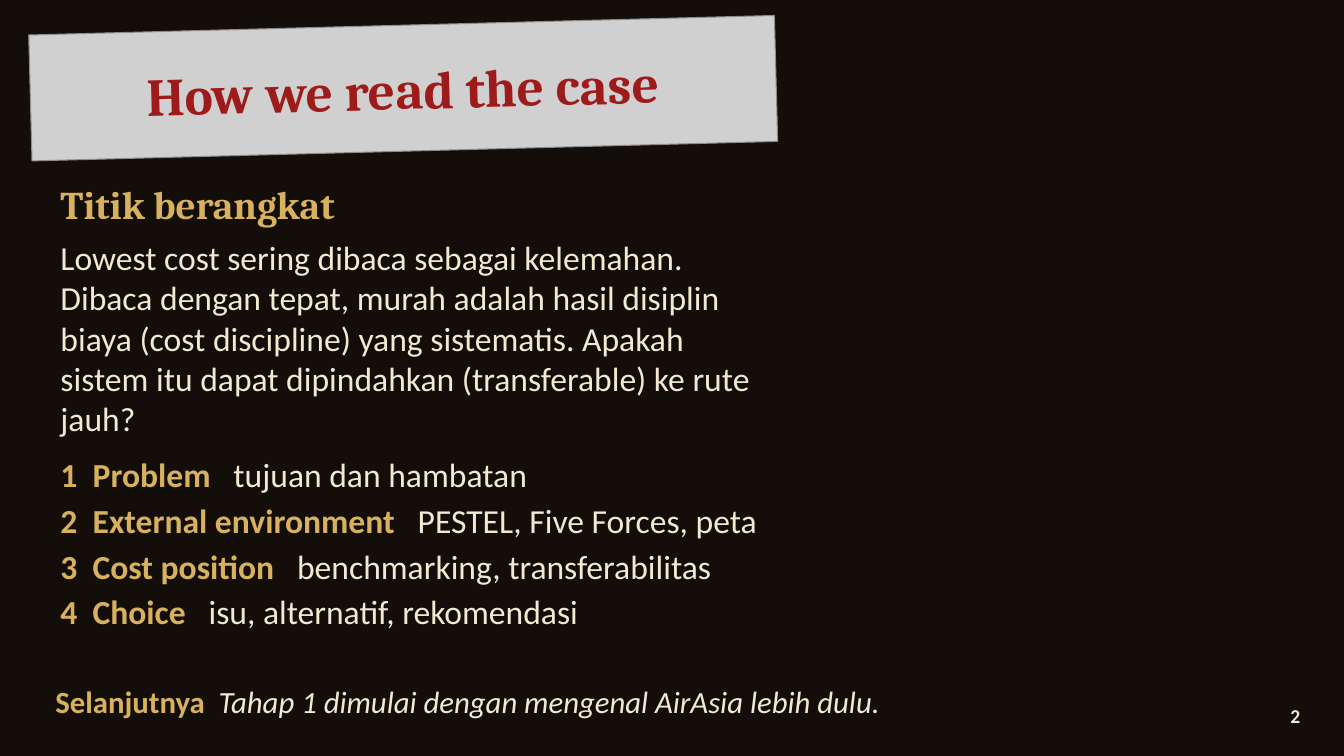
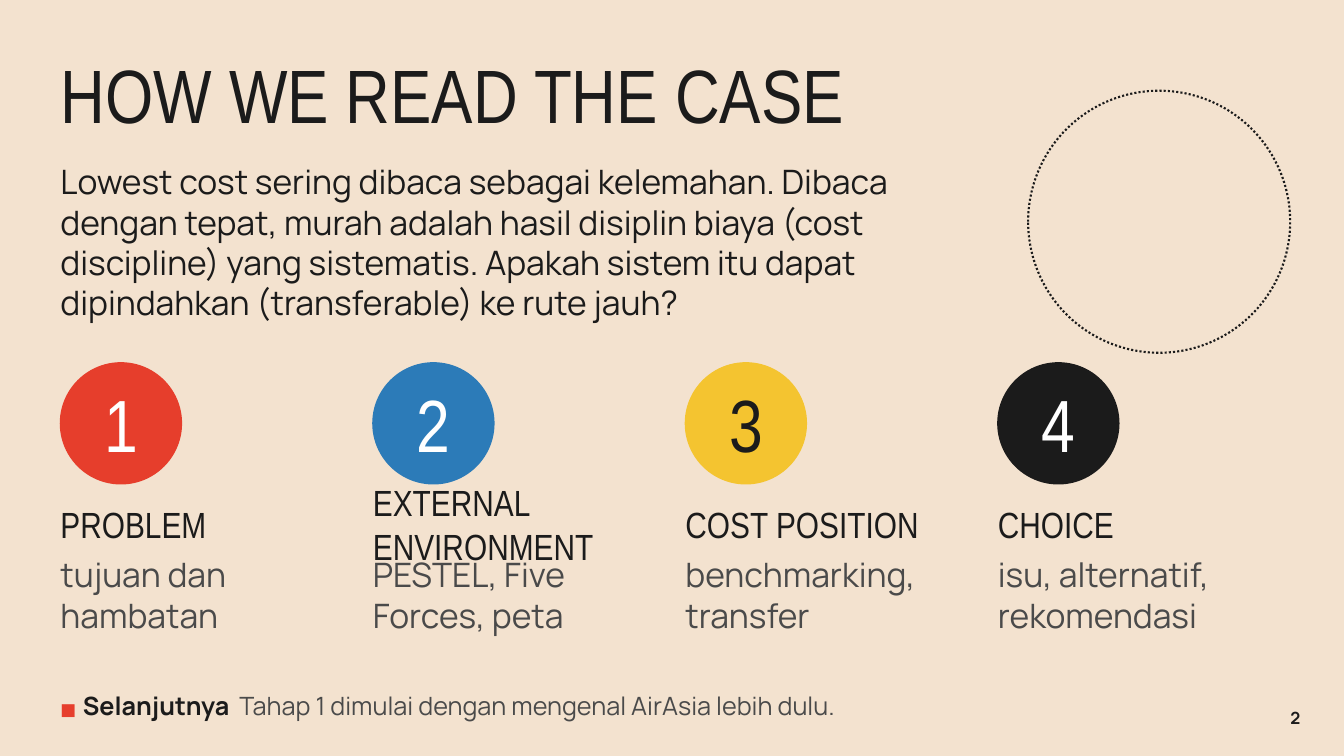
Before and after one commit to aslihabnuri/Dom-Manipulation, a slide deck: slide 2 of strategic-management/airasia-case/SMJKT_Group 3_Aslih_Case AirAsia.pptx. Drawn at 1344x756 pixels with LibreOffice and Linux fonts; fonts in the diff are those of the drawing; grey boxes stand for pictures; background and template pictures are left out. Boxes give left, top, right and bottom in pixels: in the first picture for what was removed or moved away, otherwise in the second. Text is boxed around its words. In the diff, an @@ line names an element or a change of style, - is before the commit and + after.

```diff
--- a/strategic-management/airasia-case/SMJKT_Group 3_Aslih_Case AirAsia.pptx
+++ b/strategic-management/airasia-case/SMJKT_Group 3_Aslih_Case AirAsia.pptx
@@ background picture (left out) to #F3E2CF @@
@@ picture removed at (29, 15, 778, 161) @@
@@ text "HOW WE READ THE CASE" at (60, 70, 844, 124): rotation 358 to 0 degrees @@
@@ text at (60, 70, 844, 124): text changed; size 38 to 54 pt; font Cambria to Arial Narrow; text colour #9E1B1B to #1B1B1B; bold off @@
-How we read the case
+HOW WE READ THE CASE
@@ ellipse added at (1028, 91, 1291, 353), outline #1B1B1B 1.5 pt dashed @@
@@ text "Lowest cost sering dibaca sebagai ...": place and size @@
-text "Lowest cost sering dibaca sebagai ..." at (60, 246, 750, 437)
+text "Lowest cost sering dibaca sebagai ..." at (60, 169, 888, 323)
@@ text "Lowest cost sering dibaca sebagai ..." at (60, 169, 888, 323): font Calibri to Manrope, text colour #F3E8D2 to #1B1B1B @@
@@ text removed at (60, 191, 334, 228) @@
-Titik berangkat
@@ ellipse added at (60, 363, 181, 484), fill #E63E2C, outline #E63E2C 1 pt @@
@@ ellipse added at (373, 363, 494, 484), fill #2C7BB8, outline #2C7BB8 1 pt @@
@@ ellipse added at (686, 363, 807, 484), fill #F4C430, outline #F4C430 1 pt @@
@@ ellipse added at (998, 363, 1119, 484), fill #1B1B1B, outline #1B1B1B 1 pt @@
@@ text added at (104, 401, 138, 452), 52.8 pt, text #FFFFFF @@
+1
@@ text added at (417, 400, 451, 452), 52.8 pt, text #FFFFFF @@
+2
@@ text added at (729, 400, 763, 453), 52.8 pt, text #1B1B1B @@
+3
@@ text added at (1042, 401, 1076, 452), 52.8 pt, text #FFFFFF @@
+4
@@ text removed at (60, 463, 757, 628) @@
-1 Problem tujuan dan hambatan
-2 External environment PESTEL, Five Forces, peta
-3 Cost position benchmarking, transferabilitas
-4 Choice isu, alternatif, rekomendasi
@@ text added at (373, 491, 593, 567), 26 pt, text #1B1B1B @@
+EXTERNAL ENVIRONMENT
@@ text added at (60, 512, 206, 539), 26 pt, text #1B1B1B @@
+PROBLEM
@@ text added at (685, 512, 919, 539), 26 pt, text #1B1B1B @@
+COST POSITION
@@ text added at (998, 512, 1114, 539), 26 pt, text #1B1B1B @@
+CHOICE
@@ text added at (60, 562, 227, 629), 24 pt, text #4A4A4A @@
+tujuan dan hambatan
@@ text added at (373, 556, 565, 636), 24 pt, text #4A4A4A @@
+PESTEL, Five Forces, peta
@@ text added at (685, 562, 915, 629), 24 pt, text #4A4A4A @@
+benchmarking, transfer
@@ text added at (998, 562, 1209, 629), 24 pt, text #4A4A4A @@
+isu, alternatif, rekomendasi
@@ text at (83, 696, 835, 722): text changed; size 22 to 18 pt; font Calibri to Manrope; text colour #F3E8D2 to #4A4A4A; italic off @@
-Selanjutnya Tahap 1 dimulai dengan mengenal AirAsia lebih dulu.
+■ Selanjutnya Tahap 1 dimulai dengan mengenal AirAsia lebih dulu.
@@ text "2" at (1290, 711, 1300, 724): size 14 to 12 pt, font Calibri to Manrope, text colour #F3E8D2 to #1B1B1B @@
```
Also in this commit, not shown: 19 other slides changed, 24 other files.
